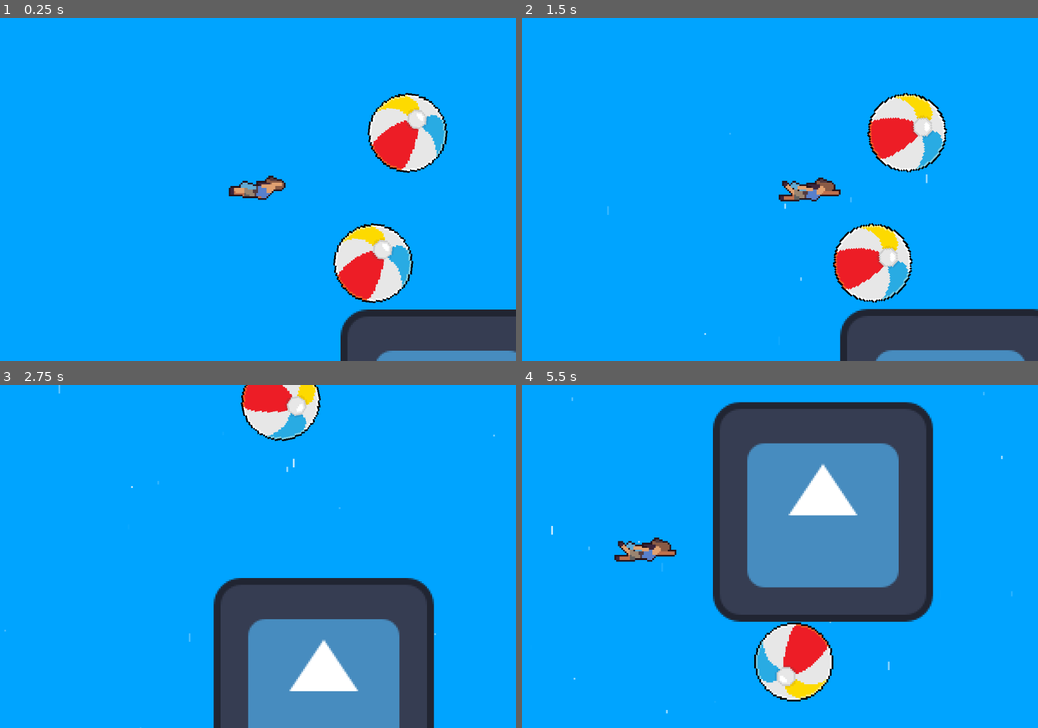
Above: before the commit, frames 1-4 (two rows, left to right).
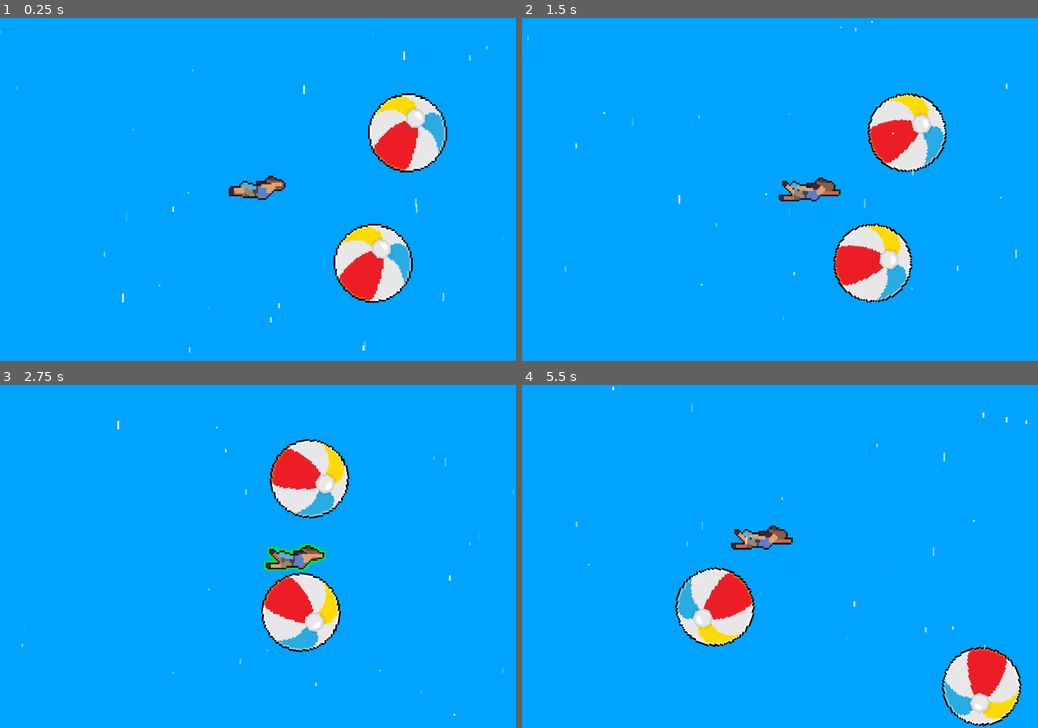
Above: after the commit, the same moments.

Repository: angeluriot/Skyfall
Game: Godot game, scene res://scenes/level.tscn
The game is run twice, just before and just after one commit, with the same random seed, the same clock (stepped at 60 frames per second) and the same inputs. The engine's default icon, where the game draws it, is replaced by a stand-in: a white triangle on a blue panel in a dark square.
Inputs:
- Up to frame 1 (0.25 s): no input
- Up to frame 2 (1.5 s): hold D (right) 0.53-1.28 s; tap Space (grab) at 0.6, 1.35 s; hold Down (down) from 1.28 s (still down)
- Up to frame 3 (2.75 s): release Down (down) at 2.03 s; hold D (right) from 2.03 s (still down); tap Space (grab) at 2.1 s
- Up to frame 4 (5.5 s): release D (right) at 2.78 s; hold W (up) 2.78-3.53 s; tap Space (grab) every 0.75 s from 2.85 to 5.1 s; hold A (left) 3.53-5.03 s; hold Down (down) from 5.03 s (still down)

The runs differ from the first frame. In frame 1, 6.3% of the frame differs, in the area x 0-100%, y 3-100%; in frame 2, 7.4%; in frame 3, 24%; in frame 4, 35%, in the area x 5-98%, y 0-100%.

Commit message:
Movement fixes

Diff:
--- a/project.godot
+++ b/project.godot
@@ -14,6 +14,10 @@
 run/main_scene="uid://bwu86y8ja438"
 config/features=PackedStringArray("4.7", "GL Compatibility")
 config/icon="res://icon.svg"
+
+[autoload]
+
+Utils="*uid://ba6g12th7wmdm"
 
 [display]
 
--- a/scenes/foreground.tscn
+++ /dev/null
@@ -1,41 +0,0 @@
-[gd_scene format=3 uid="uid://cw01rpj4od62c"]
-
-[ext_resource type="Texture2D" uid="uid://orw1gr8y76yg" path="res://assets/graphics/particles/speed.png" id="1_2gfar"]
-
-[sub_resource type="CanvasItemMaterial" id="CanvasItemMaterial_g4v7s"]
-particles_animation = true
-particles_anim_h_frames = 4
-particles_anim_v_frames = 1
-particles_anim_loop = false
-
-[sub_resource type="Gradient" id="Gradient_2gfar"]
-colors = PackedColorArray(1, 1, 1, 0, 1, 1, 1, 0.78431374)
-
-[sub_resource type="GradientTexture1D" id="GradientTexture1D_2gfar"]
-gradient = SubResource("Gradient_2gfar")
-
-[sub_resource type="ParticleProcessMaterial" id="ParticleProcessMaterial_yf5fn"]
-particle_flag_disable_z = true
-emission_shape_offset = Vector3(0, 270, 0)
-emission_shape_scale = Vector3(270, 1, 1)
-emission_shape = 3
-emission_box_extents = Vector3(1, 1, 1)
-direction = Vector3(0, -1, 0)
-spread = 0.0
-initial_velocity_min = 250.0
-initial_velocity_max = 300.0
-gravity = Vector3(0, 0, 0)
-linear_accel_min = -2.2351742e-06
-linear_accel_max = -2.2351742e-06
-attractor_interaction_enabled = false
-color_initial_ramp = SubResource("GradientTexture1D_2gfar")
-anim_offset_max = 1.0
-
-[node name="Foreground" type="Node2D" unique_id=1706187900]
-
-[node name="GPUParticles2D" type="GPUParticles2D" parent="." unique_id=1757349945]
-material = SubResource("CanvasItemMaterial_g4v7s")
-amount = 100
-texture = ExtResource("1_2gfar")
-lifetime = 2.5
-process_material = SubResource("ParticleProcessMaterial_yf5fn")
--- a/scenes/level.tscn
+++ b/scenes/level.tscn
@@ -3,7 +3,6 @@
 [ext_resource type="PackedScene" uid="uid://bnfsdaqbhy6e7" path="res://scenes/player.tscn" id="2_w7c3h"]
 [ext_resource type="Texture2D" uid="uid://orw1gr8y76yg" path="res://assets/graphics/particles/speed.png" id="2_w8frs"]
 [ext_resource type="PackedScene" uid="uid://jyvptelm8kun" path="res://scenes/objects/ball.tscn" id="3_w8frs"]
-[ext_resource type="Texture2D" uid="uid://dxwvu5mdehwqj" path="res://icon.svg" id="4_mx8sn"]
 
 [sub_resource type="WorldBoundaryShape2D" id="WorldBoundaryShape2D_g4v7s"]
 normal = Vector2(1, 0)
@@ -27,7 +26,7 @@
 particles_anim_loop = false
 
 [sub_resource type="Gradient" id="Gradient_ppgk2"]
-colors = PackedColorArray(1, 1, 1, 0, 1, 1, 1, 0.78431374)
+colors = PackedColorArray(1, 1, 1, 0, 1, 1, 1, 1)
 
 [sub_resource type="GradientTexture1D" id="GradientTexture1D_2gfar"]
 gradient = SubResource("Gradient_ppgk2")
@@ -60,8 +59,6 @@
 offset_bottom = 293.0
 color = Color(0, 0.6431373, 1, 1)
 
-[node name="Player" parent="." unique_id=292713720 instance=ExtResource("2_w7c3h")]
-
 [node name="Boundaries" type="StaticBody2D" parent="." unique_id=1964217392]
 collision_layer = 16
 collision_mask = 13
@@ -78,20 +75,27 @@
 [node name="CollisionShape2D4" type="CollisionShape2D" parent="Boundaries" unique_id=524056229]
 shape = SubResource("WorldBoundaryShape2D_d0u6y")
 
+[node name="Entities" type="Node2D" parent="." unique_id=409501570]
+unique_name_in_owner = true
+
+[node name="Objects" type="Node2D" parent="Entities" unique_id=664079796]
+
+[node name="Soft" type="Node2D" parent="Entities/Objects" unique_id=185815197]
+
+[node name="Ball" parent="Entities/Objects/Soft" unique_id=169278402 instance=ExtResource("3_w8frs")]
+position = Vector2(67, 43)
+
+[node name="Ball2" parent="Entities/Objects/Soft" unique_id=1855154834 instance=ExtResource("3_w8frs")]
+position = Vector2(87, -33)
+
+[node name="Player" parent="." unique_id=292713720 instance=ExtResource("2_w7c3h")]
+unique_name_in_owner = true
+
 [node name="Foreground" type="GPUParticles2D" parent="." unique_id=1879070400]
 material = SubResource("CanvasItemMaterial_mx8sn")
-amount = 100
+amount = 150
 texture = ExtResource("2_w8frs")
 lifetime = 3.0
+preprocess = 3.0
 process_material = SubResource("ParticleProcessMaterial_2r41h")
 metadata/_edit_lock_ = true
-
-[node name="Ball" parent="." unique_id=169278402 instance=ExtResource("3_w8frs")]
-position = Vector2(67, 43)
-
-[node name="Ball2" parent="." unique_id=1855154834 instance=ExtResource("3_w8frs")]
-position = Vector2(87, -33)
-
-[node name="Icon" type="Sprite2D" parent="." unique_id=2004695337]
-position = Vector2(112, 134)
-texture = ExtResource("4_mx8sn")
--- a/scenes/objects/ball.tscn
+++ b/scenes/objects/ball.tscn
@@ -16,8 +16,13 @@
 [node name="Ball" type="RigidBody2D" unique_id=169278402]
 collision_layer = 4
 collision_mask = 63
+mass = 0.5
 gravity_scale = 0.0
+inertia = 1.0
+can_sleep = false
 script = ExtResource("1_12lam")
+min_rotation_speed = 0.7
+max_rotation_speed = 1.3
 
 [node name="Sprite2D" type="Sprite2D" parent="." unique_id=493148785]
 material = SubResource("ShaderMaterial_g2els")
--- a/scenes/player.tscn
+++ b/scenes/player.tscn
@@ -2,6 +2,13 @@
 
 [ext_resource type="Texture2D" uid="uid://b2axp7vpssm3" path="res://assets/graphics/characters/player/Swim.png" id="1_3vyb7"]
 [ext_resource type="Script" uid="uid://b4mlf7jnxgll4" path="res://scripts/player.gd" id="1_qhqgy"]
+[ext_resource type="Shader" uid="uid://d0japmm85m7wl" path="res://shaders/outline.gdshader" id="2_qhqgy"]
+
+[sub_resource type="ShaderMaterial" id="ShaderMaterial_w8frs"]
+resource_local_to_scene = true
+shader = ExtResource("2_qhqgy")
+shader_parameter/outline_color = Color(0.04350001, 0.87, 0.22257505, 1)
+shader_parameter/outline_width = 0.0
 
 [sub_resource type="AtlasTexture" id="AtlasTexture_g2els"]
 atlas = ExtResource("1_3vyb7")
@@ -63,13 +70,18 @@
 
 [node name="Player" type="CharacterBody2D" unique_id=292713720]
 collision_mask = 60
+motion_mode = 1
+floor_stop_on_slope = false
 script = ExtResource("1_qhqgy")
 max_speed = 120.0
 acceleration = 70.0
 friction = 30.0
-push_force = 500.0
+push_force = 300.0
+grab_min_repel = 1.5
+grab_max_repel = 5.0
 
 [node name="AnimatedSprite2D" type="AnimatedSprite2D" parent="." unique_id=1076215595]
+material = SubResource("ShaderMaterial_w8frs")
 position = Vector2(4, -4)
 sprite_frames = SubResource("SpriteFrames_g4v7s")
 autoplay = "default"
--- a/scripts/ball.gd
+++ b/scripts/ball.gd
@@ -1,24 +1,14 @@
 extends RigidBody2D
 
 
-var grabbed_by: Player = null
+var selected: bool = false
+
+@export var min_rotation_speed: float;
+@export var max_rotation_speed: float;
+
+@onready var rotation_speed: float = Utils.get_rotation_speed(min_rotation_speed, max_rotation_speed)
 
 
-# Called when the node enters the scene tree for the first time.
-func _ready() -> void:
-	pass # Replace with function body.
-
-
-# Called every frame. 'delta' is the elapsed time since the previous frame.
-func _physics_process(delta: float) -> void:
-	if not grabbed_by:
-		global_rotation += 0.5 * delta
-
-
-func select(player: Player) -> void:
-	($Sprite2D as Sprite2D).material.set_shader_parameter("outline_width", 1.0)
-	grabbed_by = player
-
-func deselect() -> void:
-	($Sprite2D as Sprite2D).material.set_shader_parameter("outline_width", 0.0)
-	grabbed_by = null
+func _physics_process(_delta: float) -> void:
+	if not selected:
+		apply_torque(rotation_speed)
--- a/scripts/player.gd
+++ b/scripts/player.gd
@@ -1,17 +1,22 @@
 extends CharacterBody2D
 class_name Player
 
+
+var reachable_entities: Array[RigidBody2D] = []
+var selected_entities: Array[RigidBody2D] = []
+var selected_offset: Dictionary[RigidBody2D, Vector2] = {}
+var selected_repel: Dictionary[RigidBody2D, Vector2] = {}
+var safe := false
 
 @export var max_speed: float;
 @export var acceleration: float;
 @export var friction: float;
 @export var push_force: float;
+@export var grab_min_repel: float;
+@export var grab_max_repel: float;
 
-const BLOCKED_THRESHOLD := 1.0
-
-var reachable_objects: Array[RigidBody2D] = []
-var selected_objects: Array[RigidBody2D] = []
-var grab_offsets: Dictionary = {}
+@onready var animated_sprite := $AnimatedSprite2D as AnimatedSprite2D
+@onready var soft_objects_countainer := %Entities/Objects/Soft as Node2D
 
 
 func _physics_process(delta: float) -> void:
@@ -29,65 +34,87 @@
 		)
 
 	grab()
-	hold()
 	push(direction)
 	move_and_slide()
-	drive_selected(delta)
+	fix_velocity()
+	follow(delta)
+	update_outline()
+
+
+func grab() -> void:
+	if Input.is_action_just_pressed('grab'):
+		for entity in reachable_entities:
+			select_entity(entity)
+			selected_entities.append(entity)
+			selected_offset[entity] = entity.global_position - global_position
+			selected_repel[entity] = Vector2.ZERO
+
+	elif Input.is_action_just_released('grab'):
+		for entity in selected_entities:
+			deselect_entity(entity)
+		selected_entities.clear()
+		selected_offset.clear()
+		selected_repel.clear()
 
 
 func push(direction: Vector2) -> void:
 	for index in range(get_slide_collision_count()):
 		var collision := get_slide_collision(index)
-		var object := collision.get_collider()
+		var entity := collision.get_collider()
 
-		if object is RigidBody2D:
-			var rigid_body := object as RigidBody2D
+		if entity is RigidBody2D:
+			var rigid_body := entity as RigidBody2D
 			var push_direction := -collision.get_normal()
 
-			if direction.dot(push_direction) > 0.0:
+			if rigid_body in selected_entities:
+				selected_repel[rigid_body] -= push_direction * grab_min_repel
+				if selected_repel[rigid_body].length() > grab_max_repel:
+					selected_repel[rigid_body] = selected_repel[rigid_body].normalized() * grab_max_repel
+			elif direction.dot(push_direction) > 0.0:
 				rigid_body.apply_central_force(push_direction * push_force)
 
 
-func grab() -> void:
-	if Input.is_action_just_pressed('grab'):
-		for object in reachable_objects:
-			if selected_objects.has(object):
-				continue
-
-			selected_objects.append(object)
-			grab_offsets[object] = object.global_position - global_position
-			add_collision_exception_with(object)
-			object.select(self)
-
-	elif Input.is_action_just_released('grab'):
-		for object in selected_objects:
-			remove_collision_exception_with(object)
-			object.deselect()
-		selected_objects.clear()
-		grab_offsets.clear()
+func follow(delta: float) -> void:
+	for entity in selected_entities:
+		var target := global_position + selected_offset[entity] + selected_repel[entity]
+		entity.linear_velocity = (target - entity.global_position) / delta
 
 
-func hold() -> void:
-	for object in selected_objects:
-		var offset: Vector2 = grab_offsets[object]
-		var desired := object.global_position - offset
-		var correction := desired - global_position
-
-		if correction.length() > BLOCKED_THRESHOLD:
-			global_position = desired
-			velocity = velocity.slide(correction.normalized())
+func fix_velocity() -> void:
+	for index in range(get_slide_collision_count()):
+		var collision := get_slide_collision(index)
+		if not selected_entities.has(collision.get_collider()):
+			velocity = velocity.slide(collision.get_normal())
 
 
-func drive_selected(delta: float) -> void:
-	for object in selected_objects:
-		var offset: Vector2 = grab_offsets[object]
-		var target := global_position + offset
-		object.linear_velocity = (target - object.global_position) / delta
+func update_outline() -> void:
+	var old_safe = safe
+	var soft_objects: Array[RigidBody2D] = []
+	soft_objects.assign(soft_objects_countainer.get_children())
+	safe = Utils.is_person_safe(self, soft_objects, [])
+
+	if safe != old_safe:
+		animated_sprite.material.set_shader_parameter(
+			'outline_width',
+			1.0 if safe else 0.0
+		)
 
 
 func _on_area_2d_body_entered(body: RigidBody2D) -> void:
-	reachable_objects.append(body)
+	reachable_entities.append(body)
 
 
 func _on_area_2d_body_exited(body: RigidBody2D) -> void:
-	reachable_objects.erase(body)
+	reachable_entities.erase(body)
+
+
+func select_entity(entity: RigidBody2D) -> void:
+	(entity.get_node('Sprite2D') as Sprite2D).material.set_shader_parameter("outline_width", 1.0)
+	entity.selected = true
+	entity.angular_velocity = 0.0
+
+
+func deselect_entity(entity: RigidBody2D) -> void:
+	(entity.get_node('Sprite2D') as Sprite2D).material.set_shader_parameter("outline_width", 0.0)
+	entity.selected = false
+	entity.rotation_speed = randf_range(-entity.max_rotation_speed, entity.max_rotation_speed)
--- /dev/null
+++ b/scripts/utils.gd
@@ -0,0 +1,104 @@
+extends Node
+
+
+func get_circle_global_x_bounds(collision: CollisionShape2D) -> Vector2:
+	var circle := collision.shape as CircleShape2D
+	assert(circle != null)
+
+	var transform := collision.global_transform
+	var radius := circle.radius
+
+	var extent_x := radius * sqrt(
+		transform.x.x * transform.x.x
+		+ transform.y.x * transform.y.x
+	)
+
+	var center_x := transform.origin.x
+	return Vector2(center_x - extent_x, center_x + extent_x)
+
+
+func get_rectangle_global_x_bounds(collision: CollisionShape2D) -> Vector2:
+	var rectangle := collision.shape as RectangleShape2D
+	assert(rectangle != null)
+
+	var half_size := rectangle.size * 0.5
+	var transform := collision.global_transform
+
+	var corners := [
+		transform * Vector2(-half_size.x, -half_size.y),
+		transform * Vector2( half_size.x, -half_size.y),
+		transform * Vector2( half_size.x,  half_size.y),
+		transform * Vector2(-half_size.x,  half_size.y),
+	]
+
+	var min_x: float = corners[0].x
+	var max_x: float = corners[0].x
+
+	for corner: Vector2 in corners:
+		min_x = min(min_x, corner.x)
+		max_x = max(max_x, corner.x)
+
+	return Vector2(min_x, max_x)
+
+
+func get_global_x_bounds(body: RigidBody2D) -> Vector2:
+	var collision := body.get_node('CollisionShape2D') as CollisionShape2D
+
+	if collision.shape is CircleShape2D:
+		return get_circle_global_x_bounds(collision)
+
+	return get_rectangle_global_x_bounds(collision)
+
+
+func is_person_above(person: PhysicsBody2D, object: RigidBody2D) -> bool:
+	if person.global_position.y > object.global_position.y:
+		return false
+
+	var x_bounds := get_global_x_bounds(object)
+
+	if person.global_position.x < x_bounds.x or person.global_position.x > x_bounds.y:
+		return false
+
+	return true
+
+
+func is_person_below(person: PhysicsBody2D, object: RigidBody2D) -> bool:
+	if person.global_position.y < object.global_position.y:
+		return false
+
+	var x_bounds := get_global_x_bounds(object)
+
+	if person.global_position.x < x_bounds.x or person.global_position.x > x_bounds.y:
+		return false
+
+	return true
+
+
+func is_person_safe(person: PhysicsBody2D, soft_objects: Array[RigidBody2D], hard_objects: Array[RigidBody2D]) -> bool:
+	var output = false
+	var closest_soft_object: RigidBody2D = null
+
+	for soft_object in soft_objects:
+		if is_person_above(person, soft_object):
+			output = true
+			if closest_soft_object == null or soft_object.global_position.y < closest_soft_object.global_position.y:
+				closest_soft_object = soft_object
+
+	if not output:
+		return false
+
+	for hard_object in hard_objects:
+		if is_person_above(person, hard_object) and hard_object.global_position.y < closest_soft_object.global_position.y:
+			return false
+
+		if is_person_below(person, hard_object) and hard_object.global_position.y > closest_soft_object.global_position.y:
+			return false
+
+	return true
+
+
+func get_rotation_speed(min_rotation_speed: float, max_rotation_speed: float) -> float:
+	if randf() < 0.5:
+		return randf_range(min_rotation_speed, max_rotation_speed)
+
+	return randf_range(-max_rotation_speed, -min_rotation_speed)
Not shown, added: scripts/utils.gd.uid
Not shown, changed: .gitignore
